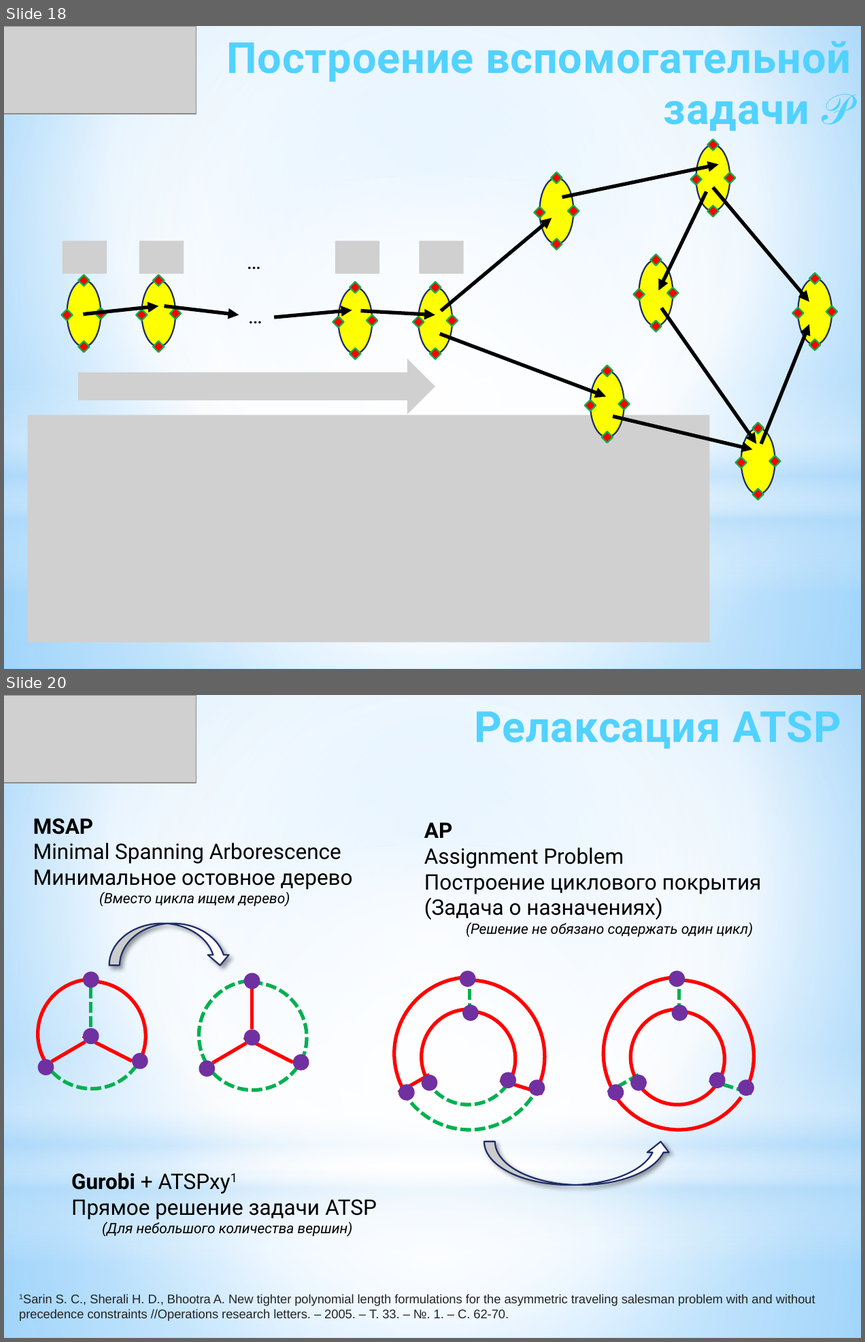
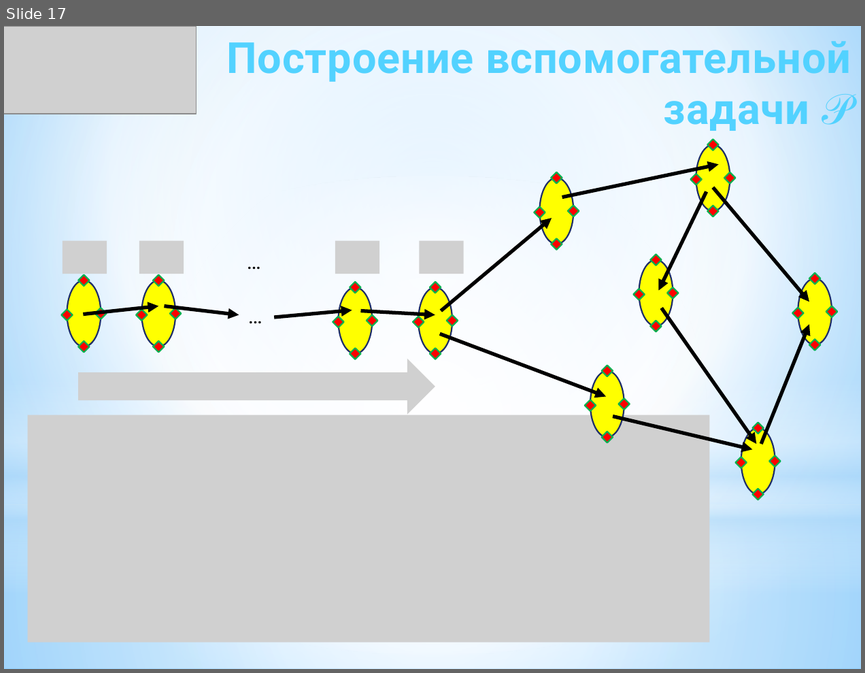
Before and after one commit to ukoloff/these, a slide deck: docx/К заседанию/30 Доклад.pptx. Shown one above the other, each under a label of ours: slides 18 and 20 before the commit, slide 17 after it; the slides between them are not shown. The pictures are 865x1342 and 865x673 pixels, drawn with LibreOffice and Linux fonts; fonts in the diff are those of the drawing; grey boxes stand for pictures. Boxes give left, top, right and bottom in pixels: in the first picture for what was removed or moved away, otherwise in the second. Text is boxed around its words. In the diff, an @@ line names an element or a change of style, - is before the commit and + after.

```diff
--- a/docx/К заседанию/30 Доклад.pptx
+++ b/docx/К заседанию/30 Доклад.pptx
@@ slide 20 removed at (4,695,861,1338), background gradient #9ED5FF to #FFFFFF to #5BB9FF; not listed: 4 template elements that a slide beside it also shows @@
@@ picture removed at (4,695,197,783) @@
@@ text removed at (474,711,841,749) @@
-Релаксация ATSP
@@ text removed at (33,818,353,906) @@
-MSAP
-Minimal Spanning Arborescence
-Минимальное остовное дерево
-(Вместо цикла ищем дерево)
@@ text removed at (424,822,762,937) @@
-AP
-Assignment Problem
-Построение циклового покрытия
-(Задача о назначениях)
-(Решение не обязано содержать один цикл)
@@ curved down arrow removed at (109,923,231,965) @@
@@ group removed at (37,972,148,1091): 4 ellipses, 3 lines, 3 arc (boxed as its full ellipse)s @@
@@ group removed at (198,972,309,1093): 4 ellipses, 3 lines, 3 arc (boxed as its full ellipse)s @@
@@ group removed at (392,971,547,1132): 6 arc (boxed as its full ellipse)s, 6 ellipses, 3 lines @@
@@ group removed at (601,971,755,1132): 6 arc (boxed as its full ellipse)s, 6 ellipses, 3 lines @@
@@ curved down arrow removed at (484,1141,672,1185) @@
@@ text removed at (71,1172,377,1236) @@
-Gurobi + ATSPxy1
-Прямое решение задачи ATSP
-(Для небольшого количества вершин)
@@ text removed at (19,1293,815,1321) @@
-1Sarin S. C., Sherali H. D., Bhootra A. New tighter polynomial length formulations for the asymmetric traveling salesman problem with and without precedence constraints //Operations research letters. – 2005. – Т. 33. – №. 1. – С. 62-70.
@@ what was slide 18 is now slide 17 @@
```
Also in this commit, not shown: 6 slides changed, 3 other slides removed.
